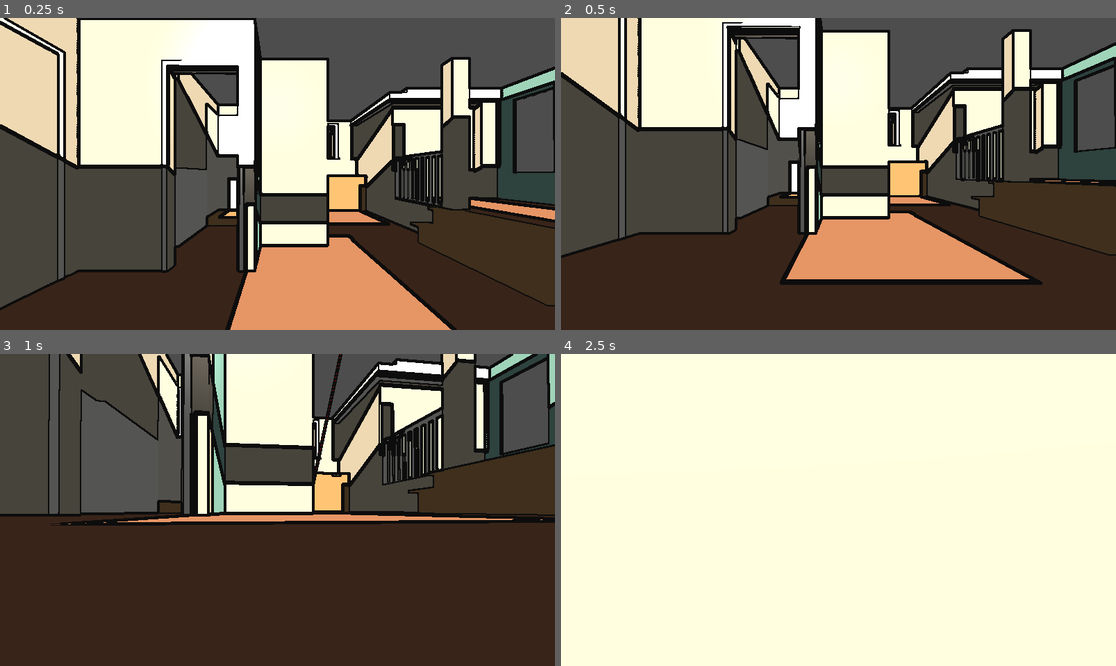
Above: before the commit, frames 1-4 (two rows, left to right).
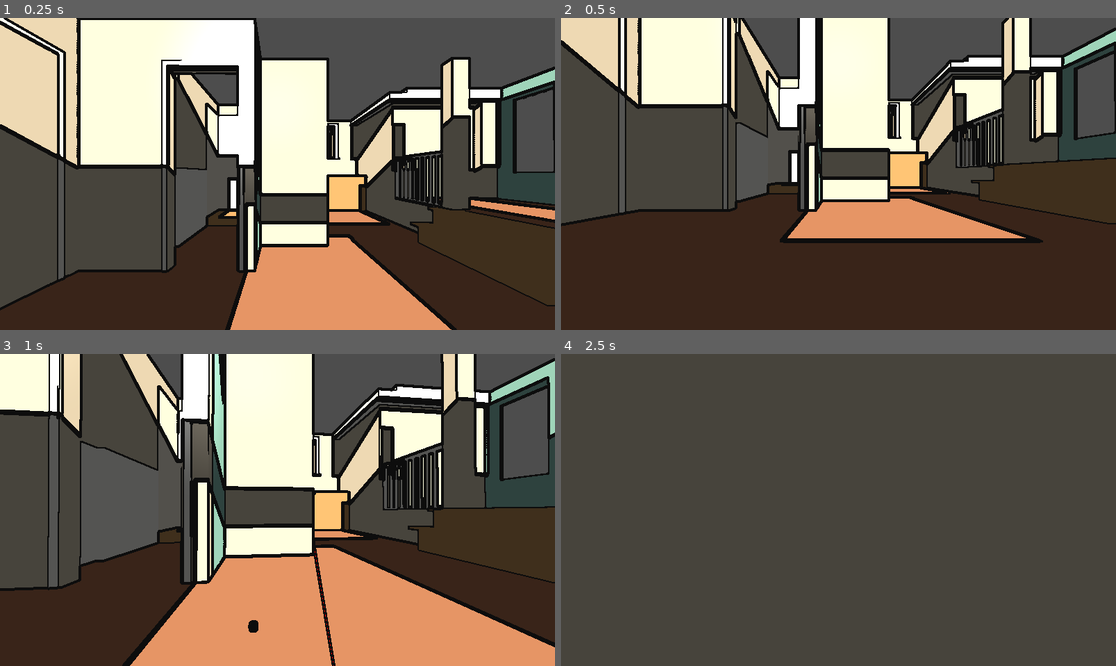
Above: after the commit, the same moments.

Repository: ofurtumi/Games
Game: Godot game, scene res://scenes/Ibud.tscn
The game is run twice, just before and just after one commit, with the same random seed, the same clock (stepped at 60 frames per second) and the same inputs.
Inputs (mouse positions are in pixels of both pictures, inside the frame that each line leads up to):
- Up to frame 1 (0.25 s): no input
- Up to frame 2 (0.5 s): no input
- Up to frame 3 (1 s): tap Enter at 0.5 s; move the mouse to (305, 510) at 0.52 s; hold W (move_forward) from 0.53 s (still down); tap Space (jump) at 0.6, 0.77 s; click (305, 510) at 0.67 s
- Up to frame 4 (2.5 s): keep holding W (move_forward); tap Space (jump) at 1.07, 1.52, 1.55, 1.82, 2.1 s; move the mouse to (810, 510) at 1.27 s; tap F at 1.35 s; move the mouse to (849, 503) at 2.02 s

Frame 1 is identical in both runs. In frame 2, 28% of the frame differs, in the area x 0-100%, y 0-86%; in frame 3, 55%; in frame 4, 100%, in the area x 0-100%, y 0-100%.

Commit message:
fix small issues in charachther controller

Diff:
--- a/Ibud/scenes/Ibud.tscn
+++ b/Ibud/scenes/Ibud.tscn
@@ -124,3 +124,9 @@
 grow_horizontal = 2
 grow_vertical = 2
 mouse_filter = 2
+
+[node name="MeshInstance3D" type="MeshInstance3D" parent="."]
+
+[node name="StaticBody3D" type="StaticBody3D" parent="MeshInstance3D"]
+
+[node name="CollisionShape3D" type="CollisionShape3D" parent="MeshInstance3D/StaticBody3D"]
--- a/Ibud/scripts/Player.gd
+++ b/Ibud/scripts/Player.gd
@@ -37,21 +37,20 @@
 		velocity.z = dir.y * cos(angle_rad) - dir.x * sin(angle_rad)
 
 	# Gravity and jumping
-	if not is_on_floor():
-		print("falling velocity: ", velocity.y)
-		if velocity.y <= -gravity:
-			velocity.y = - fall_velocity * delta * game_speed
-		else:
-			velocity.y -= fall_velocity * delta * game_speed
-		if double_jump_available and Input.is_action_just_pressed("jump"):
-			velocity.y = roundf(jump_velocity * delta * game_speed)
-			double_jump_available = false
-	else:
+	if is_on_floor():
 		double_jump_available = true
 		velocity.y = 0
 		if Input.is_action_just_pressed("jump"):
 			print("Jumped")
 			velocity.y = min(9, roundf(jump_velocity * delta * game_speed))
+	else:
+		print("falling velocity: ", velocity.y)
+		if velocity.y > -gravity:
+			velocity.y -= fall_velocity * delta * game_speed
+		if double_jump_available and Input.is_action_just_pressed("jump"):
+			velocity.y = min(9, roundf(jump_velocity * delta * game_speed))
+
+			double_jump_available = false
 
 
 	move_and_slide()
Not shown, changed: Ibud/.DS_Store
